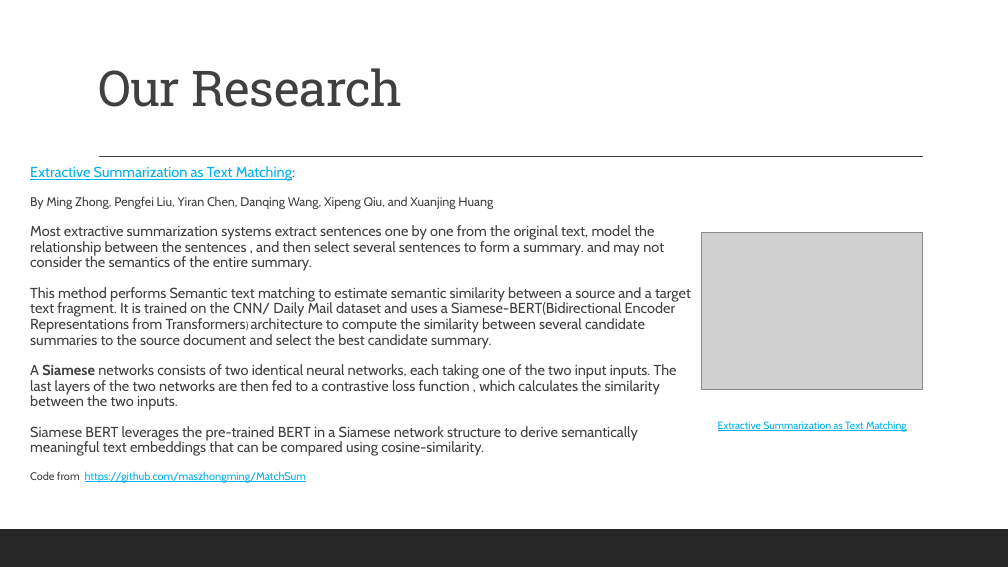
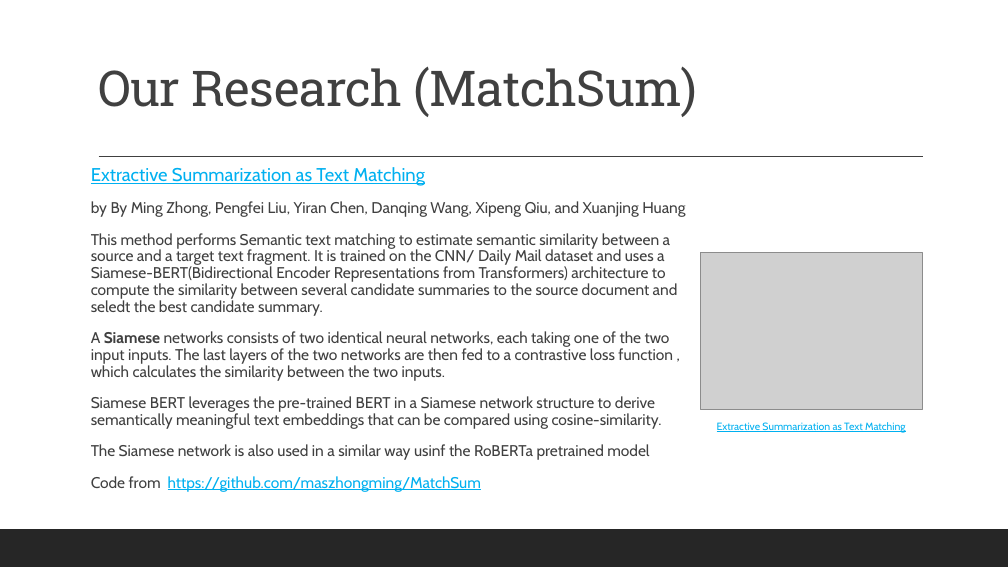
Before and after one commit to gufranpathan/case_law_g45, a slide deck: slide 8 of Group 45 Data Science for Case Law.pptx (slide 9 before the commit). Drawn at 1008x567 pixels with LibreOffice and Linux fonts; fonts in the diff are those of the drawing; grey boxes stand for pictures. Boxes give left, top, right and bottom in pixels: in the first picture for what was removed or moved away, otherwise in the second. Text is boxed around its words. In the diff, an @@ line names an element or a change of style, - is before the commit and + after.

```diff
--- a/Group 45 Data Science for Case Law.pptx
+++ b/Group 45 Data Science for Case Law.pptx
@@ title at <box>98,66,698,117</box>: text changed @@
-Our Research
+Our Research (MatchSum)
@@ text at <box>91,167,685,316</box>: text changed; size 13.8 to 14.8 pt @@
-Extractive Summarization as Text Matching:
-By Ming Zhong, Pengfei Liu, Yiran Chen, Danqing Wang, Xipeng Qiu, and Xuanjing Huang
-Most extractive summarization systems extract sentences one by one from the original text, model the relationship between the sentences , and then select several sentences to form a summary. and may not consider the semantics of the entire summary.
-This method performs Semantic text matching to estimate semantic similarity between a source and a target text fragment. It is trained on the CNN/ Daily Mail dataset and uses a Siamese-BERT(Bidirectional Encoder Representations from Transformers) architecture to compute the similarity between several candidate summaries to the source document and select the best candidate summary.
+Extractive Summarization as Text Matching
+by By Ming Zhong, Pengfei Liu, Yiran Chen, Danqing Wang, Xipeng Qiu, and Xuanjing Huang
+This method performs Semantic text matching to estimate semantic similarity between a source and a target text fragment. It is trained on the CNN/ Daily Mail dataset and uses a Siamese-BERT(Bidirectional Encoder Representations from Transformers) architecture to compute the similarity between several candidate summaries to the source document and seledt the best candidate summary.
@@ text "Extractive Summarization as Text Matching": place and size @@
-text "Extractive Summarization as Text Matching" at <box>30,166,691,483</box>
+text "Extractive Summarization as Text Matching" at <box>91,167,685,492</box>
@@ picture: place and size @@
-picture at <box>702,233,923,389</box>
+picture at <box>701,253,923,409</box>
@@ text at <box>91,331,673,492</box>: size 13.8 to 14.8 pt in "A Siamese networks consists of two identical ...", "Siamese BERT leverages the pre-trained BERT in ..."; size 10.4 to 14.8 pt in "Code from https://github.com/maszhongming/MatchSum" @@
@@ text "Extractive Summarization as Text Matching" at <box>717,422,906,433</box>: vertical alignment top to middle @@
@@ text at <box>91,444,649,460</box>: paragraph added @@
+The Siamese network is also used in a similar way usinf the RoBERTa pretrained model
```
Also in this commit, not shown: 8 other slides changed, 6 slides added, 1 slide removed.
